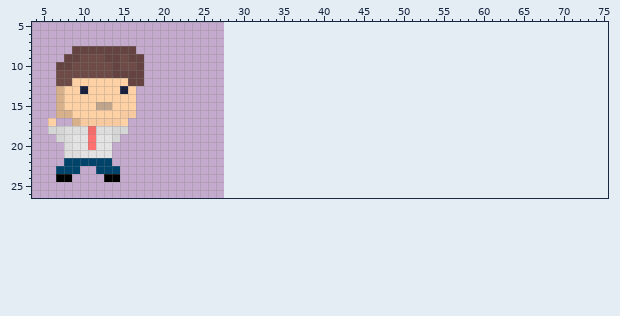
Sprite sheet -- Assets/Resources/Art/Player/FallPlayerAnim.png. That is the earlier state.
The file is 32x32 pixels. Pixels under 10% opacity are left out. Colours within 5 levels of each other are drawn and written as one. Shown: x 4..75, y 5..26. The old version is drawn lined up with the new one, on the new canvas.
After the commit:
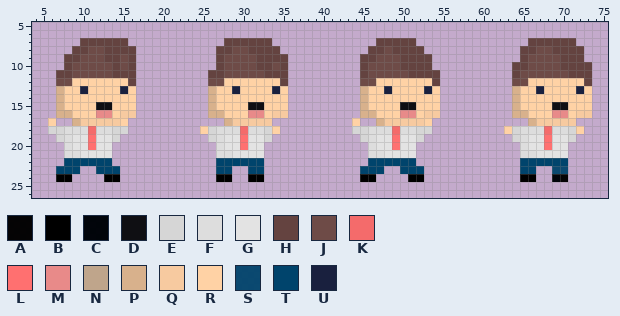
Palette (. is transparent): A #000000f9  B #000000  C #000409fd  D #0f0f13  E #d6d6d6  F #dddddd  G #e3e3e3  H #644340  J #6e4b47  K #f46b6b  L #ff7070  M #e88a89  N #bfa58b  P #d8b18c  Q #f7caa0  R #ffd2a5  S #00436bf1  T #00446c  U #19203e
From old to new:
canvas 32x32 -> 80x32, the old top-left corner now at -4,1 (the part of the old canvas that was cut away was empty and is not shown)
There is now colour A in row 24 at x 70.
There is now colour B in row 24 at x 27 to 28, 31 to 32, 45 to 46, 51 to 52 and 65 to 66.
There is now colour C in row 24 at x 69.
There is now colour D in row 15 at x 31 to 32, 50 to 51 and 69 to 70.
The edit turns colour N into colour D in row 15 at x 12 to 13.
There is now colour E in row 18 at x 26, 33, 44 to 45, 52 to 53, 64 and 71; in row 19 at x 26, 33, 45, 52, 64 and 71.
There is now colour F in row 18 at x 27 to 29, 31 to 32, 46 to 48, 50 to 51, 65 to 67 and 69 to 70; in rows 19 to 20 at x 27, 46 and 65; in row 21 at x 27 to 28, 46 to 47 and 65 to 66.
There is now colour G in rows 19 to 20 at x 28 to 29, 31 to 32, 47 to 48, 50 to 51, 66 to 67 and 69 to 70; in row 21 at x 29 to 32, 48 to 51 and 67 to 70.
There is now colour H in row 7 at x 10 to 15, 28 to 33, 47 to 51 and 66 to 71; in row 8 at x 27 to 28, 31 to 34, 46 to 47, 49 to 52, 65 to 66 and 69 to 72; in row 9 at x 27, 32 to 35, 45 to 46, 50 to 53, 65 and 70 to 72; in row 10 at x 27, 32 to 33, 35, 45, 50 to 53, 64 to 65 and 70 to 73; in row 11 at x 26 to 27, 33 to 35, 45, 51 to 54, 64 and 71 to 73; in row 12 at x 35, 54 and 73.
The edit turns colour J into colour H in row 10 at x 16; in row 11 at x 7 to 8.
There is now colour J in row 8 at x 29 to 30, 48 and 67 to 68; in row 9 at x 28 to 31, 47 to 49 and 66 to 69; in row 10 at x 28 to 31, 34, 46 to 49 and 66 to 69; in row 11 at x 28 to 32, 46 to 50 and 65 to 70; in row 12 at x 26 to 27, 45 to 46 and 64 to 65.
The edit turns colour H into colour J in row 8 at x 11 to 12.
There is now colour K in row 18 at x 30, 49 and 68.
There is now colour L in rows 19 to 20 at x 30, 49 and 68.
There is now colour M in row 16 at x 31 to 32, 50 to 51 and 69 to 70.
The edit turns colour R into colour M in row 16 at x 12 to 13.
There is now colour P in rows 13 to 15 at x 26, 45 and 64; in row 16 at x 26 to 27, 45 to 46 and 64 to 65; in row 17 at x 28, 47 and 66.
There is now colour Q in row 16 at x 34 to 35, 53 to 54 and 72 to 73; in row 17 at x 29 to 33, 48 to 52 and 67 to 71.
There is now colour R in row 12 at x 28 to 34, 47 to 53 and 66 to 72; in row 13 at x 27 to 28, 30 to 33, 35, 46 to 47, 49 to 52, 54, 65 to 66, 68 to 71 and 73; in row 14 at x 27 to 35, 46 to 54 and 65 to 73; in row 15 at x 27 to 30, 33 to 35, 46 to 49, 52 to 54, 65 to 68 and 71 to 73; in row 16 at x 28 to 30, 33, 47 to 49, 52, 66 to 68 and 71; in row 17 at x 44 and 53.
There is now colour R in row 18 at x 25, 34, 63 and 72.
There is now colour S in row 23 at x 69 to 70.
There is now colour T in row 22 at x 27 to 32, 46 to 51 and 65 to 70; in row 23 at x 27 to 28, 31 to 32, 45 to 47, 50 to 52 and 65 to 66.
There is now colour U in row 13 at x 29, 34, 48, 53, 67 and 72.
The edit erases colour H in row 9 at x 17; in row 10 at x 7 and 17; in rows 11 to 12 at x 17.
Changed places in both pictures, as pixel boxes (x1, y1, x2, y2):
changed: (56, 38, 144, 118)
added: (200, 38, 288, 182)
added: (352, 38, 440, 182)
added: (504, 38, 592, 182)
